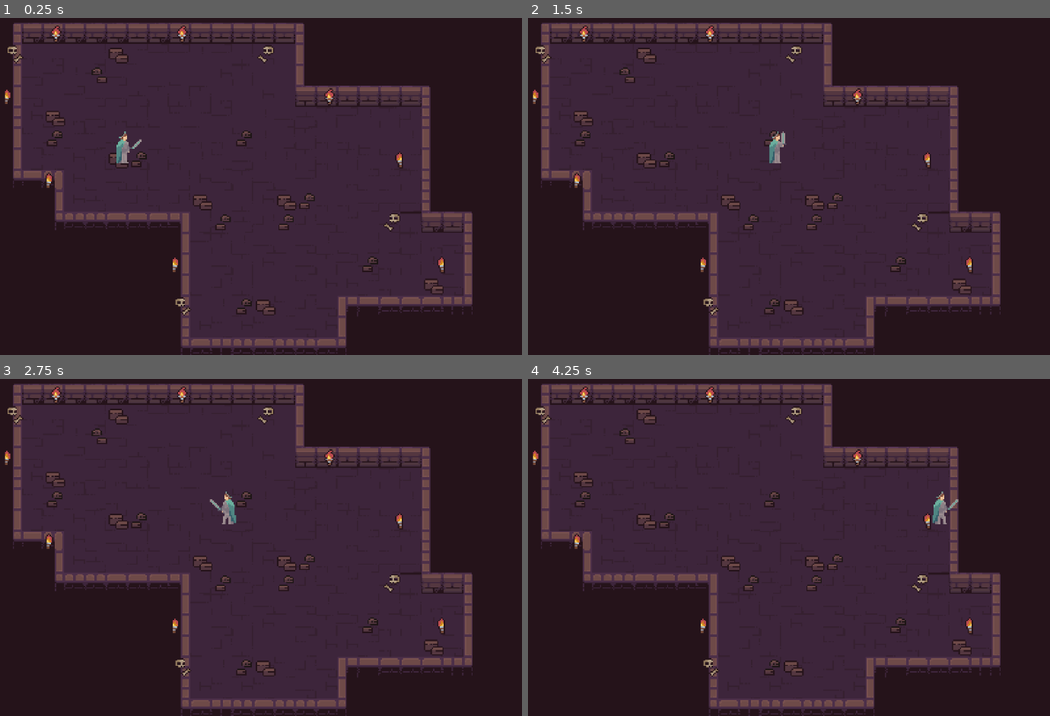
Above: before the commit, frames 1-4 (two rows, left to right).
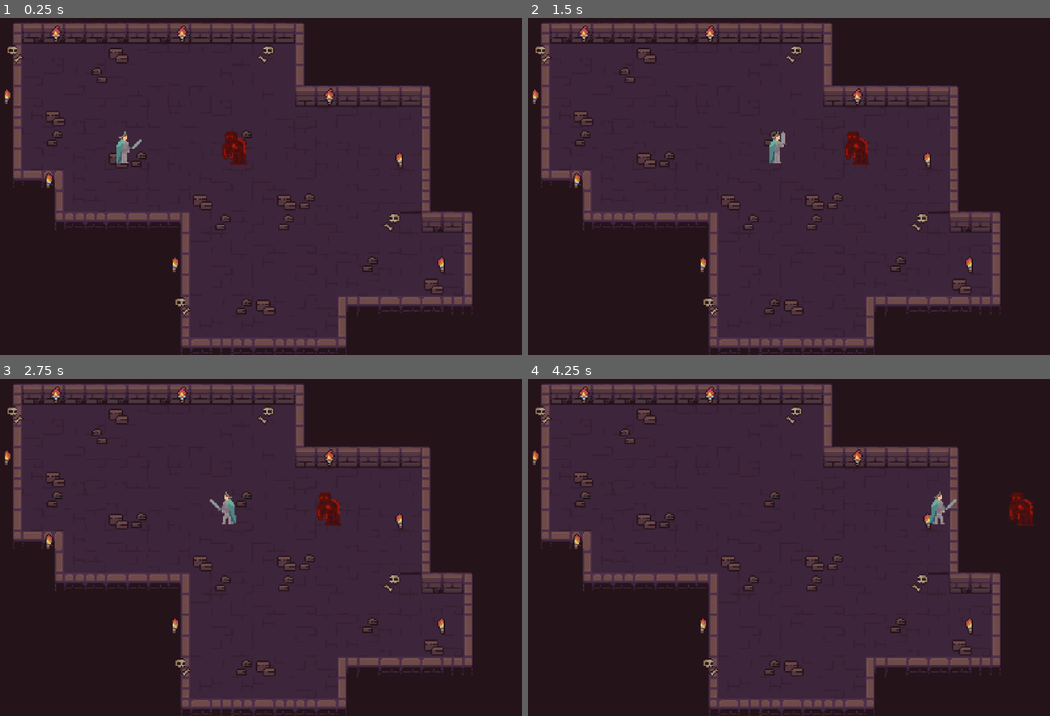
Above: after the commit, the same moments.

Repository: ArKade523/virtue-for-vice
Game: Godot game, scene res://Scenes/dungeon1.tscn
Two runs of this game, one before a commit and one after it. Both use one fixed random seed, a clock stepped at 60 frames per second and the inputs below. This scene is started directly instead of the project's main scene.
Inputs:
- Up to frame 1 (0.25 s): no input
- Up to frame 2 (1.5 s): tap Enter (ui_accept) at 0.5, 0.77 s; hold D (right) from 0.53 s (still down); tap Space (attack) at 0.6, 1.35 s
- Up to frame 3 (2.75 s): tap Enter (ui_accept) at 1.52 s; release D (right) at 2.03 s; hold A (left) from 2.03 s (still down); tap Space (attack) at 2.1 s
- Up to frame 4 (4.25 s): release A (left) at 2.78 s; hold D (right) from 2.78 s (still down); tap Space (attack) at 2.85, 3.6 s; tap Enter (ui_accept) at 3.02, 3.77 s

The runs differ from the first frame. In frame 1, 0.4% of the frame differs, in the area x 42-48%, y 33-44%; in frame 2, 0.4%; in frame 3, 0.4%; in frame 4, 0.5%, in the area x 76-97%, y 33-44%.

Commit message:
Adding kill/combat mechanics to the fire golem for teal player

Diff:
--- a/Scenes/dungeon1.tscn
+++ b/Scenes/dungeon1.tscn
@@ -1,7 +1,8 @@
-[gd_scene load_steps=9 format=4 uid="uid://diqybokfyygg4"]
+[gd_scene load_steps=10 format=4 uid="uid://diqybokfyygg4"]
 
 [ext_resource type="Texture2D" uid="uid://br6knds1mr6pl" path="res://Assets/tilesets/Dungeon_Tileset.png" id="1_3sbh4"]
 [ext_resource type="PackedScene" uid="uid://bddmie48n1ur1" path="res://Scenes/player_teal.tscn" id="2_3ubug"]
+[ext_resource type="PackedScene" uid="uid://d4kgi4ntnsgil" path="res://Scenes/fireGolem.tscn" id="3_tce3p"]
 
 [sub_resource type="TileSetAtlasSource" id="TileSetAtlasSource_ys2oc"]
 texture = ExtResource("1_3sbh4")
@@ -694,3 +695,6 @@
 [node name="Camera2D" type="Camera2D" parent="."]
 position = Vector2(-39, -53)
 zoom = Vector2(2.49, 2.49)
+
+[node name="FireGolem" parent="." instance=ExtResource("3_tce3p")]
+position = Vector2(-9, -81)
--- a/Scenes/fireGolem.tscn
+++ b/Scenes/fireGolem.tscn
@@ -265,6 +265,9 @@
 radius = 593.77
 
 [sub_resource type="CircleShape2D" id="CircleShape2D_ok75h"]
+
+[sub_resource type="CircleShape2D" id="CircleShape2D_qc45a"]
+radius = 6.0
 
 [node name="FireGolem" type="CharacterBody2D"]
 script = ExtResource("1_b8hbb")
@@ -291,4 +294,13 @@
 wait_time = 2.0
 autostart = true
 
+[node name="enemy_hit_box" type="Area2D" parent="."]
+collision_mask = 2
+
+[node name="CollisionShape2D" type="CollisionShape2D" parent="enemy_hit_box"]
+position = Vector2(-1, -14)
+shape = SubResource("CircleShape2D_qc45a")
+
 [connection signal="timeout" from="Timer" to="." method="_on_timer_timeout"]
+[connection signal="body_entered" from="enemy_hit_box" to="." method="_on_enemy_hit_box_body_entered"]
+[connection signal="body_exited" from="enemy_hit_box" to="." method="_on_enemy_hit_box_body_exited"]
--- a/Scripts/fireGolem.gd
+++ b/Scripts/fireGolem.gd
@@ -1,12 +1,16 @@
 extends CharacterBody2D
 
-
+#creature stats
 const MOVEMENT_SPEED = 100
+var health = 140
 
 @onready var timer = $Timer
 @onready var locator = $locator
 @onready var range = $range
 @onready var fireBolt = preload("res://Scenes/fireBolt.tscn")
+#players
+var teal_in_attack_zone = false
+var blue_in_attack_zone = false
 
 
 var x_mov = 0
@@ -55,5 +59,20 @@
 
 		get_parent().add_child(bullet)  # Add to the scene
 
-func enemy():
-	pass
+
+func deal_with_damage():
+	if (teal_in_attack_zone and GameState.teal_current_attacking) or (blue_in_attack_zone and GameState.blue_current_attacking):
+		health -= GameState.BASE_DAMAGE
+		print("Golem health =", health)
+		if health <= 0:
+			self.queue_free()
+
+
+func _on_enemy_hit_box_body_entered(body: Node2D) -> void:
+	if body.has_method("teal_player"):
+		teal_in_attack_zone = true
+
+
+func _on_enemy_hit_box_body_exited(body: Node2D) -> void:
+	if body.has_method("teal_player"):
+		teal_in_attack_zone = false
Not shown: 1 places in Scenes/fireGolem.tscn that only renumber resources
